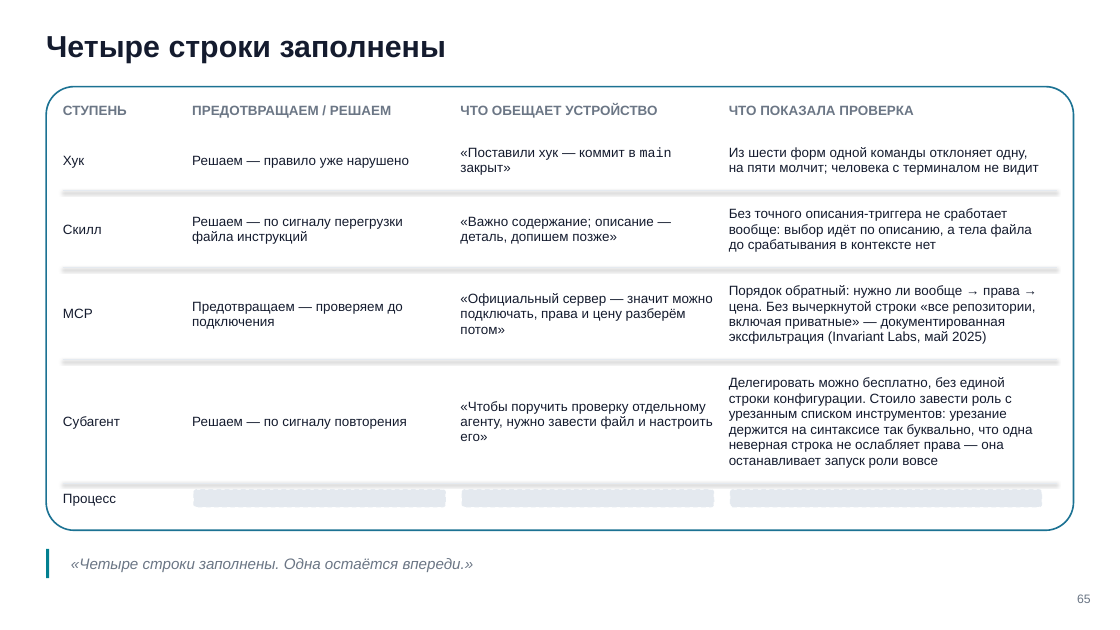
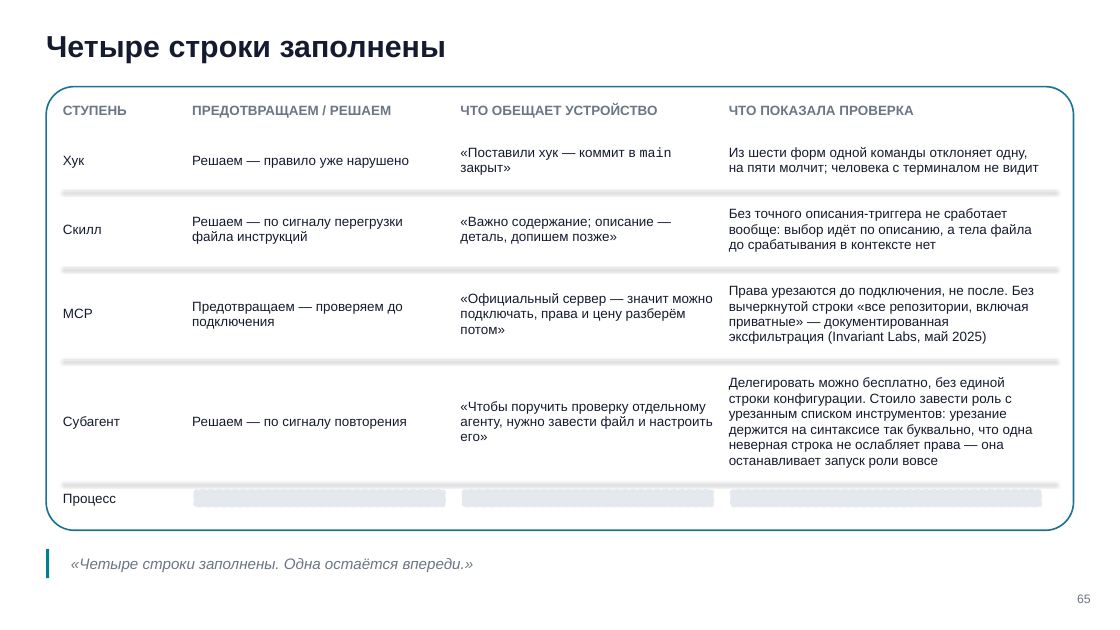
Before and after one commit to tellina-study/AI-usage-lessons, a slide deck: slide 65 of library/seminars/sem-06/rendered/sem-06.pptx. Drawn at 1120x630 pixels with LibreOffice and Linux fonts; fonts in the diff are those of the drawing. Boxes give left, top, right and bottom in pixels: in the first picture for what was removed or moved away, otherwise in the second. Text is boxed around its words. In the diff, an @@ line names an element or a change of style, - is before the commit and + after.

```diff
--- a/library/seminars/sem-06/rendered/sem-06.pptx
+++ b/library/seminars/sem-06/rendered/sem-06.pptx
@@ text at [729,285,1034,344]: text changed @@
-Порядок обратный: нужно ли вообще → права → цена. Без вычеркнутой строки «все репозитории, включая приватные» — документированная эксфильтрация (Invariant Labs, май 2025)
+Права урезаются до подключения, не после. Без вычеркнутой строки «все репозитории, включая приватные» — документированная эксфильтрация (Invariant Labs, май 2025)
```
Also in this commit, not shown: 1 other slide changed, 8 other files.
